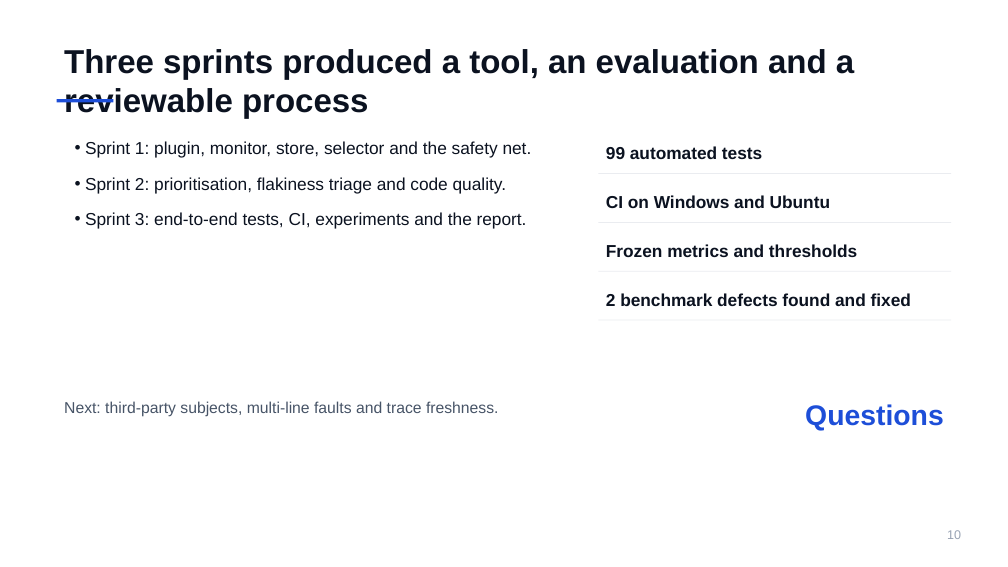
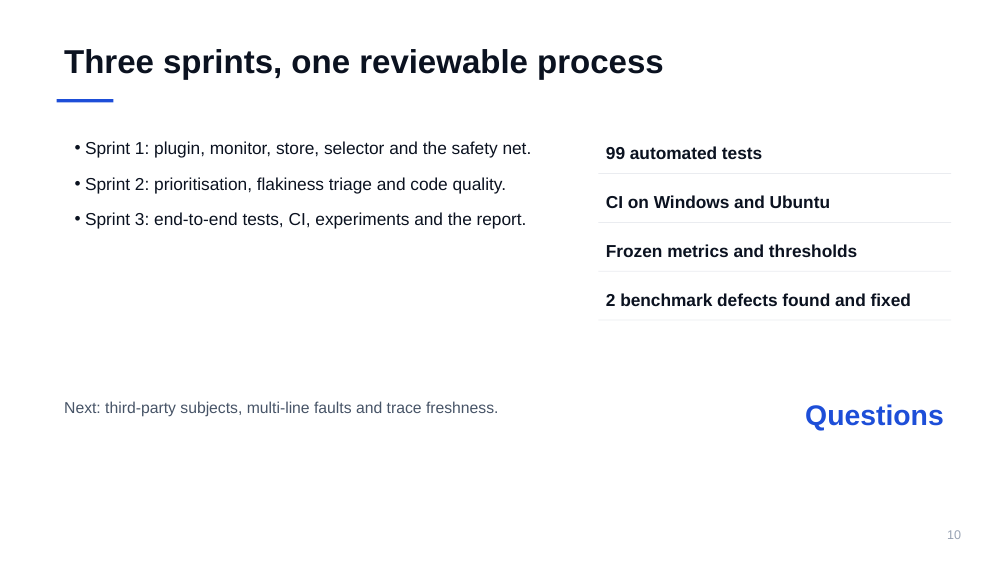
Before and after one commit to bufuzhouyu/cs5351-pytest-risktest, a slide deck: slide 10 of docs/report/presentation.pptx. Drawn at 1008x567 pixels with LibreOffice and Linux fonts; fonts in the diff are those of the drawing. Boxes give left, top, right and bottom in pixels: in the first picture for what was removed or moved away, otherwise in the second. Text is boxed around its words. In the diff, an @@ line names an element or a change of style, - is before the commit and + after.

Commit message:
Tighten slide titles so every heading fits on one line
Measured the rendered Arial widths and shortened the three titles that would wrap at 42 px. The cover title now fits its 980 px box at 58 px. Revalidated the deck: ten slides, zero layout findings or warnings, four native tables, two native charts with embedded workbooks, and a successful re-import.

```diff
--- a/docs/report/presentation.pptx
+++ b/docs/report/presentation.pptx
@@ text at <box>64,49,664,79</box>: text changed @@
-Three sprints produced a tool, an evaluation and a reviewable process
+Three sprints, one reviewable process
```
Also in this commit, not shown: 4 other slides changed, 1 other file.
